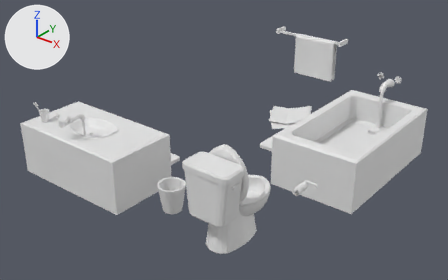
The Blender file scenes/bathroom.blend: old version first, new version second.
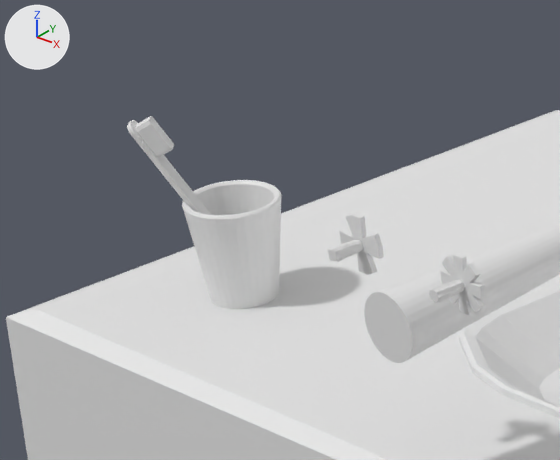
Each version appears first whole from a 50 mm camera at (30.35, 12.72, 29.56) aimed at (9.61, 38.65, 13.48), and next in a close-up on the part from 4% to 18% of the width and 32% to 49% of the height. Arrows for +X, +Y and +Z are at upper left; the lights stay in place.

In view in the first close-up: 'Bathroom Sink', 'Bathroom Sink Faucet', 'Bathroom Sink Faucet Collided', 'Toothbrush', 'Toothbrush Cup'.
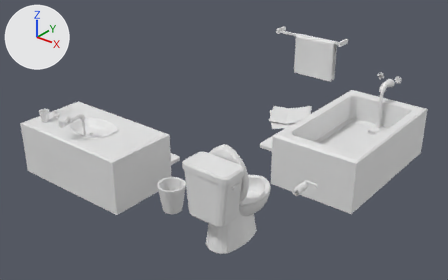
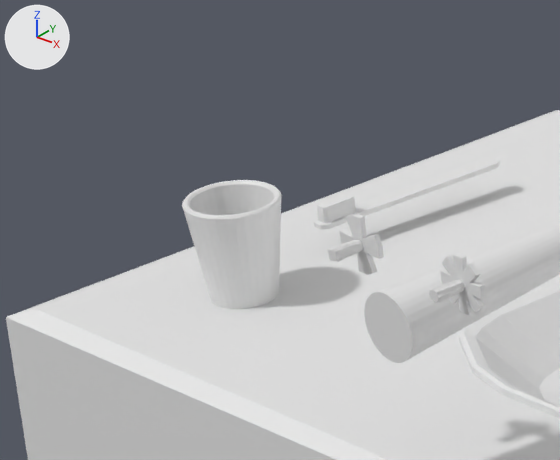
Location of each change, (x1, y1, x2, y2) in pixels of the close-ups (560 x 460 px):
'Toothbrush', moved, turned: before (127, 116, 211, 215); after (314, 158, 500, 230)

The edits, one by one:
Object 'Toothbrush' (ob_toothbrush) moves from (2.324, 31.328, 15.8) to (2.324, 32.806, 15.406).
Object 'Toothbrush' (ob_toothbrush) turns from (182, -29, 41) to (297, -88, -31) degrees about x, y and z.
